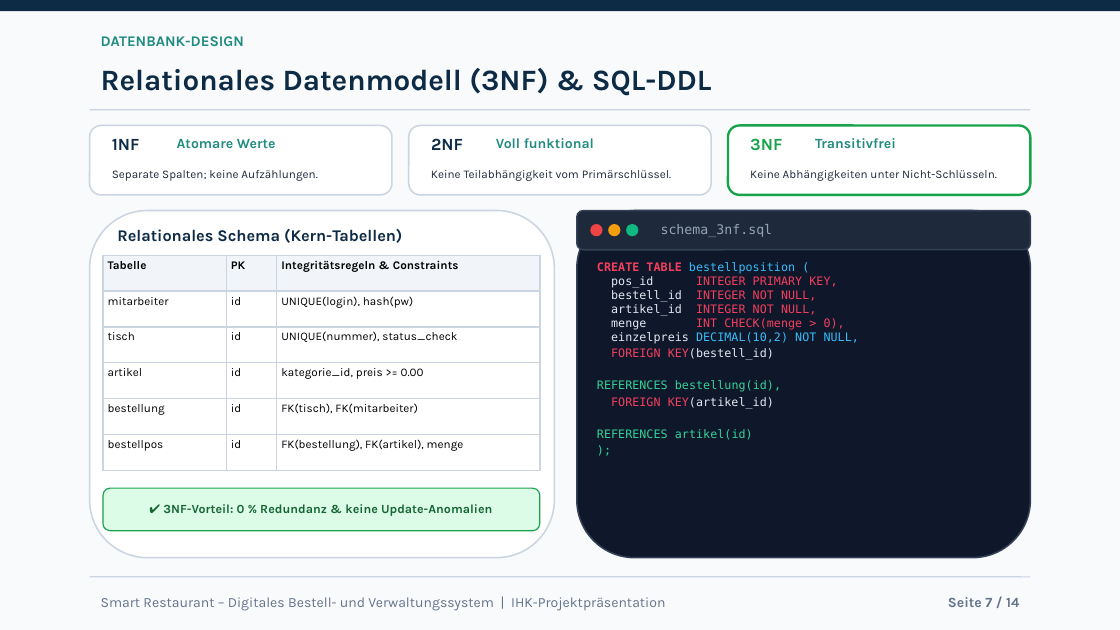
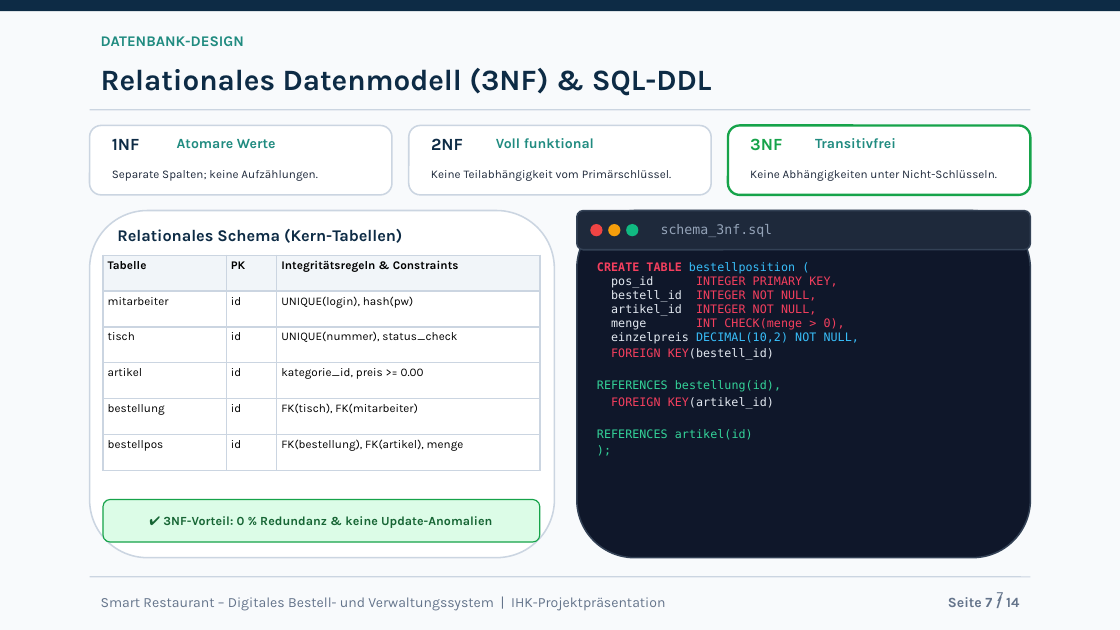
Before and after one commit to niki356565rt/LF10-Projekt, a slide deck: slide 7 of abgabe/Smart_Restaurant_IHK_Praesentation.pptx. Drawn at 1120x630 pixels with LibreOffice and Linux fonts; fonts in the diff are those of the drawing. Boxes give left, top, right and bottom in pixels: in the first picture for what was removed or moved away, otherwise in the second. Text is boxed around its words. In the diff, an @@ line names an element or a change of style, - is before the commit and + after.

```diff
--- a/abgabe/Smart_Restaurant_IHK_Praesentation.pptx
+++ b/abgabe/Smart_Restaurant_IHK_Praesentation.pptx
@@ table: place and size @@
-table at (103,255,540,470)
+table at (103,255,540,485)
@@ rounded rectangle: place and size @@
-rounded rectangle at (103,488,540,531)
+rounded rectangle at (103,500,540,542)
@@ text "✔ 3NF-Vorteil: 0 % Redundanz ...": place and size @@
-text "✔ 3NF-Vorteil: 0 % Redundanz ..." at (163,504,492,516)
+text "✔ 3NF-Vorteil: 0 % Redundanz ..." at (163,516,492,528)
```
Also in this commit, not shown: 13 other slides changed, 4 other files.
